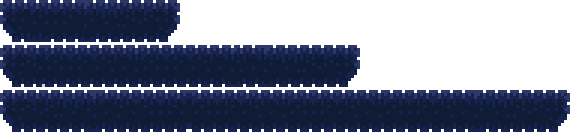
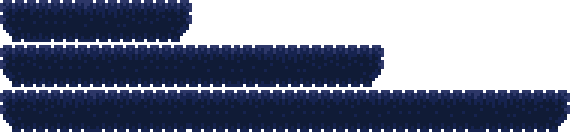
Comparing the layer stacks of the two 570 × 135 images. Changes:
moved "Capa 2" above "Capa 1", painted on it over (336, 45, 384, 87)
renamed "Capa 2 copia" to "Capa 1", moved it above "Capa 0", painted on it over (147, 0, 192, 42)
renamed "Capa 2 copia 2" to "Capa 0", painted on it over (147, 0, 384, 87)
